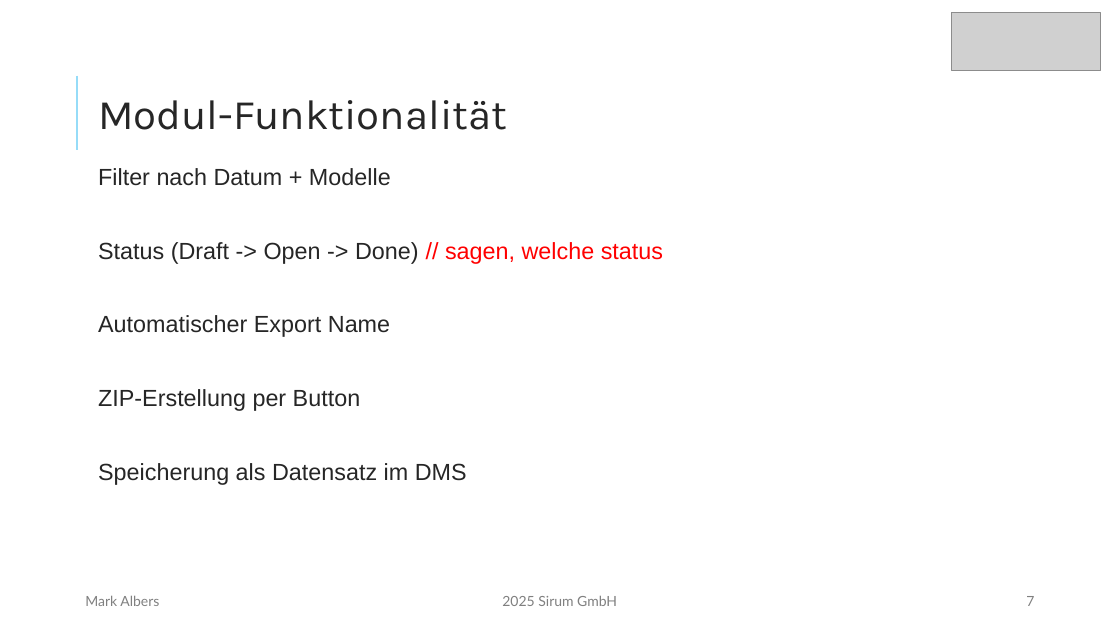
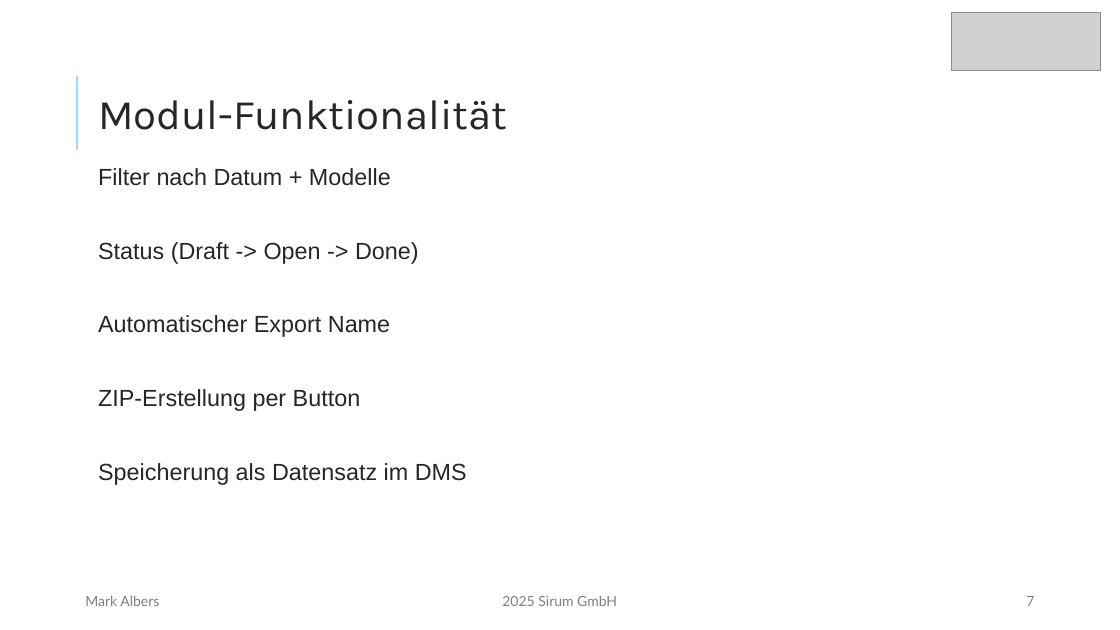
Before and after one commit to mork02/IHK-Projekt, a slide deck: slide 7 of Präsentation/Entwicklung eines Odoo-Moduls zur ZIP-komprimierten Dateiverwaltung im Dokumentenmanagementsystem.pptx. Drawn at 1120x630 pixels with LibreOffice and Linux fonts; fonts in the diff are those of the drawing; grey boxes stand for pictures. Boxes give left, top, right and bottom in pixels: in the first picture for what was removed or moved away, otherwise in the second. Text is boxed around its words. In the diff, an @@ line names an element or a change of style, - is before the commit and + after.

```diff
--- a/Präsentation/Entwicklung eines Odoo-Moduls zur ZIP-komprimierten Dateiverwaltung im Dokumentenmanagementsystem.pptx
+++ b/Präsentation/Entwicklung eines Odoo-Moduls zur ZIP-komprimierten Dateiverwaltung im Dokumentenmanagementsystem.pptx
@@ text at (98,242,419,264): text changed @@
-Status (Draft -> Open -> Done) // sagen, welche status
+Status (Draft -> Open -> Done)
```
Also in this commit, not shown: 5 other slides changed, 1 slide added, 3 other files.
